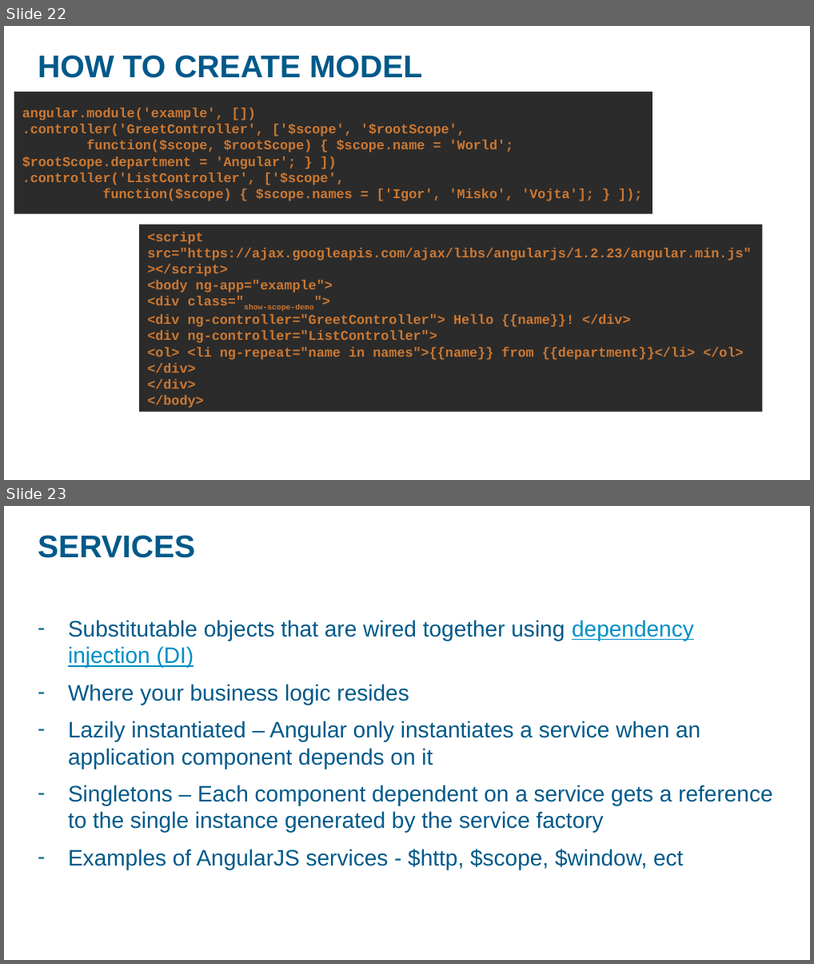
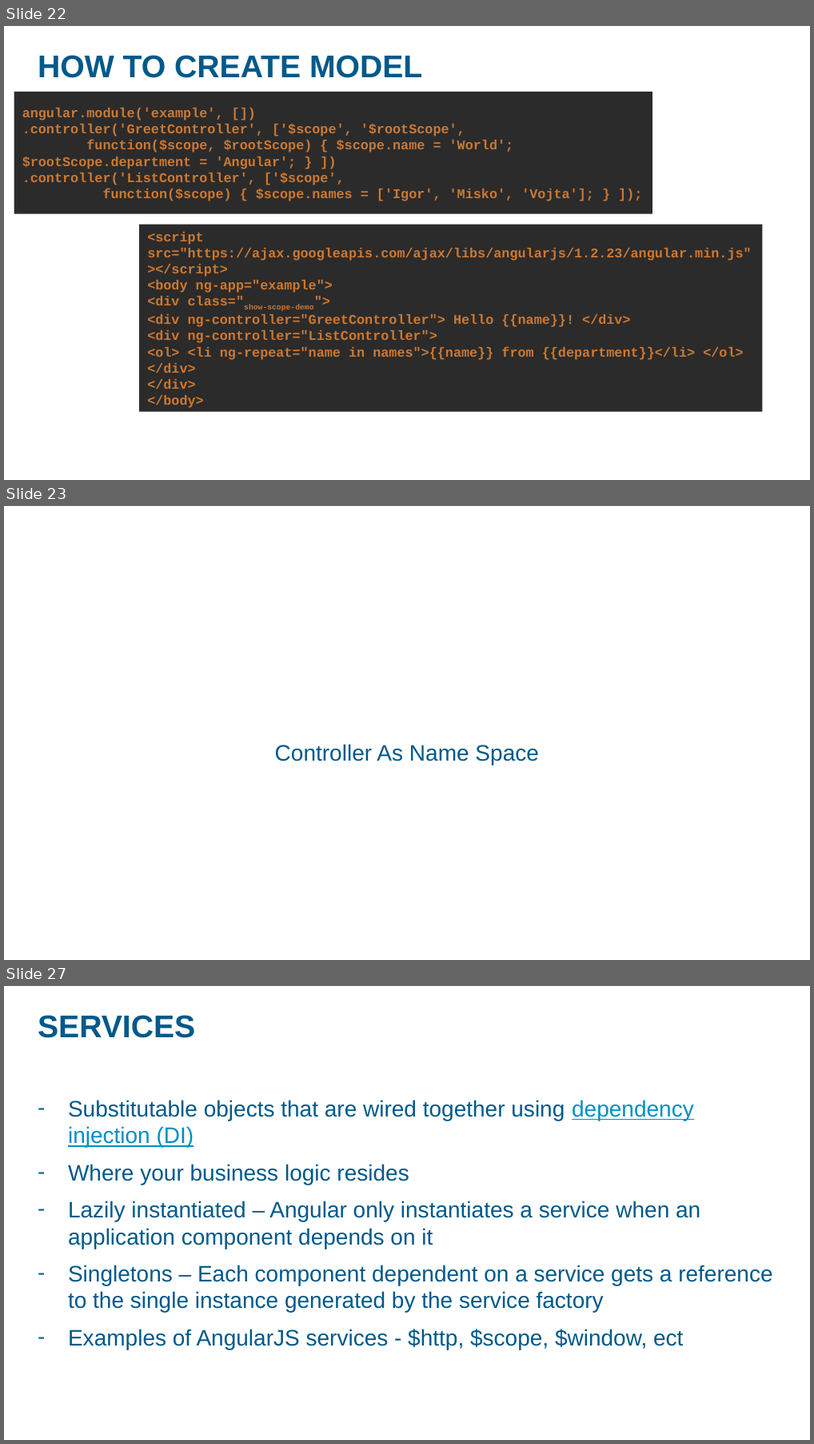
Before and after one commit to ashok07iet/angular-sample-code, a slide deck: doc/AngularJS.pptx. Shown one above the other, each under a label of ours: slides 22 and 23 before the commit, slides 22, 23 and 27 after it; the slides between them are not shown. The pictures are 814x964 and 814x1444 pixels, drawn with LibreOffice and Linux fonts; fonts in the diff are those of the drawing; background and template pictures are left out. Boxes give left, top, right and bottom in pixels: in the first picture for what was removed or moved away, otherwise in the second. Text is boxed around its words. In the diff, an @@ line names an element or a change of style, - is before the commit and + after.

```diff
--- a/doc/AngularJS.pptx
+++ b/doc/AngularJS.pptx
@@ slide 23 added at (4, 506, 810, 960), background picture (left out) @@
@@ text added at (275, 744, 538, 764), 20 pt, text #00598A @@
+Controller As Name Space
@@ what was slide 23 is now slide 27 @@
```
Also in this commit, not shown: 3 slides changed, 7 other slides added, 24 other files.
